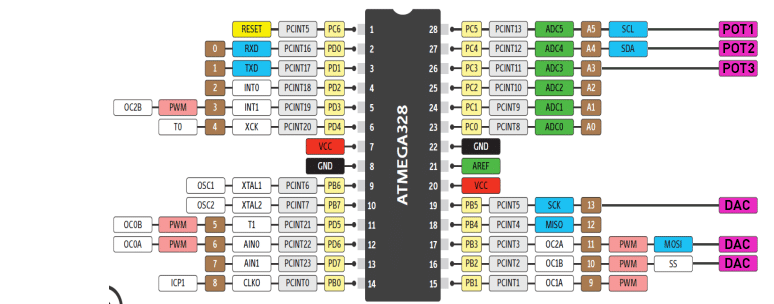
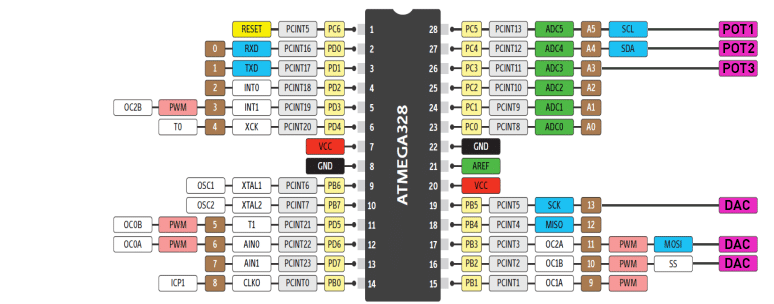
Before/after of a 774 x 304 layered artwork. What changed in the layer stack:
painted on "Background" over (x1=109, y1=285, x2=123, y2=304)
